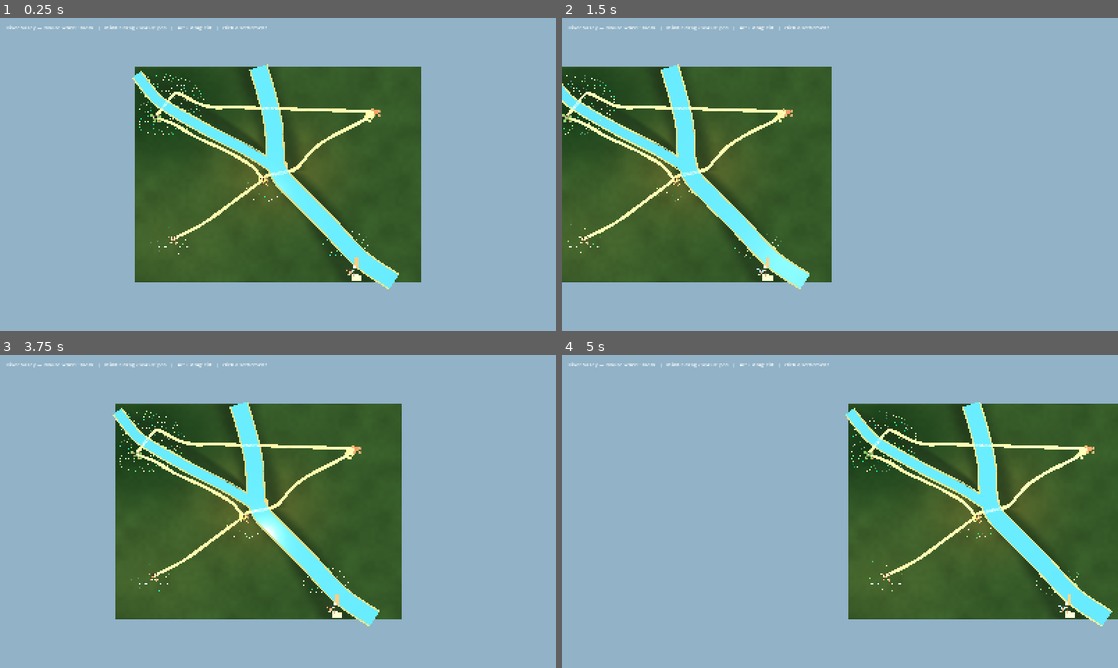
Above: before the commit, frames 1-4 (two rows, left to right).
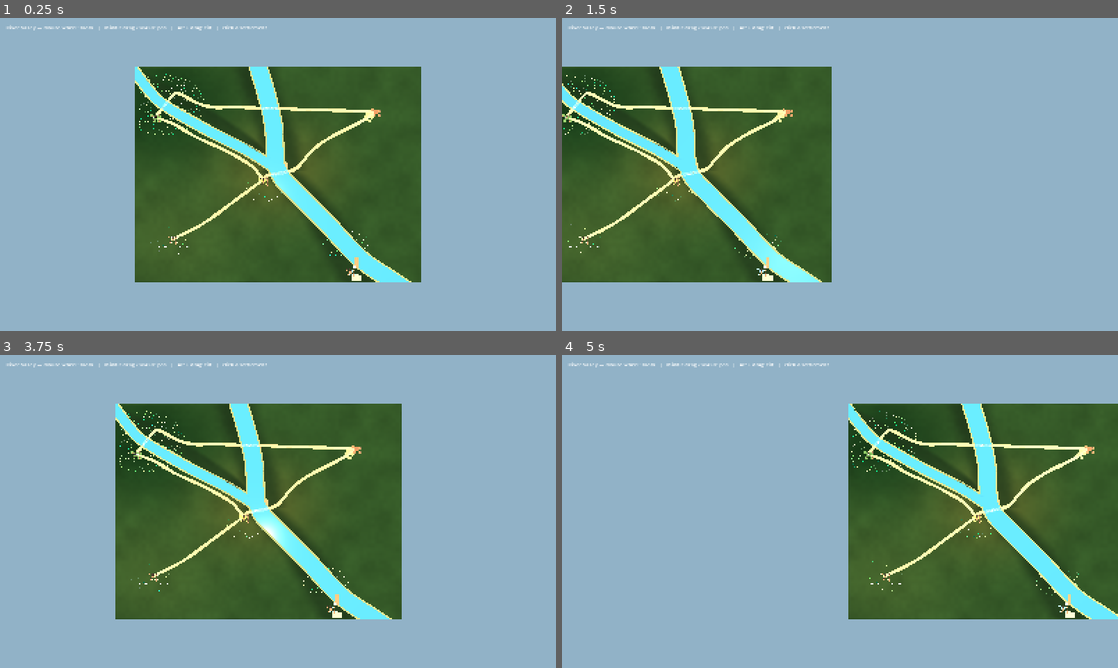
Above: after the commit, the same moments.

Repository: forsman5/sitka
Game: Godot game, scene res://scenes/valley/river_valley.tscn
Two runs of this game, one before a commit and one after it. Both use one fixed random seed, a clock stepped at 60 frames per second and the inputs below. This scene is started directly instead of the project's main scene.
Inputs (mouse positions are in pixels of both pictures, inside the frame that each line leads up to):
- Up to frame 1 (0.25 s): no input
- Up to frame 2 (1.5 s): tap Enter at 0.5 s; move the mouse to (962, 158) at 0.52 s; hold Right (ui_right) 0.53-1.25 s; hold Alt 0.53-1.25 s; click (962, 158) at 0.67 s; tap Space at 1.25 s; drag from (728, 190) to (812, 237) at 1.27 s
- Up to frame 3 (3.75 s): tap Enter at 2, 3.5 s; move the mouse to (333, 442) at 2.02 s; hold Right (ui_right) 2.03-2.75 s; hold Shift 2.03-2.75 s; tap Space at 2.75 s; drag from (250, 574) to (111, 464) at 2.77 s; move the mouse to (444, 558) at 3.52 s; hold Left (ui_left) from 3.53 s (still down); tap F at 3.6 s
- Up to frame 4 (5 s): release Left (ui_left) at 4.25 s; drag from (673, 464) to (756, 433) at 4.27 s

The runs differ from the first frame. In frame 1, 0.1% of the frame differs, in the area x 23-74%, y 14-87%; in frame 2, 0.1%; in frame 3, 0.1%, in the area x 20-71%, y 15-87%; in frame 4, 0.1%.

Commit message:
Extend river ends and clip water and banks to terrain boundary

Diff:
--- a/scripts/valley/harness/check_map_definition.gd
+++ b/scripts/valley/harness/check_map_definition.gd
@@ -47,6 +47,14 @@
 	check(view.settlement_cluster_positions[3] == Vector2(site.x, site.z), "Rendered village did not follow site")
 	for crossing in map.crossings.values():
 		check(view.has_node(crossing["name"] + "FordShallows"), "Missing ford " + crossing["name"])
+	var half := preload("res://scripts/valley/authored_valley_terrain.gd").WORLD_SIZE * 0.5
+	for river in map.rivers.values():
+		for suffix in ["", "Bank"]:
+			var node_name: String = river["node_name"] + suffix
+			var ribbon: MeshInstance3D = view.get_node(node_name)
+			check(ribbon.mesh.get_surface_count() > 0, node_name + " has no geometry")
+			for vertex in ribbon.mesh.get_faces():
+				check(absf(vertex.x) <= half.x + 0.001 and absf(vertex.z) <= half.y + 0.001, node_name + " extends beyond terrain")
 	for tree in view.get_node("ValleyVegetation").get_children():
 		check(view.is_transport_clear(Vector2(tree.position.x, tree.position.z)), "Tree overlaps transport corridor")
 	view.free()
--- a/scripts/valley/river_valley.gd
+++ b/scripts/valley/river_valley.gd
@@ -328,8 +328,12 @@
 
 func _add_watercourse(prefix: String, points: PackedVector3Array, width: float, bank_cutout: Array, water_cutout: Array) -> void:
 	var ground := Callable(self, "get_valley_ground_height")
-	add_child(TerrainRibbonBuilder.build("%sBank" % prefix, points, ground, width + 3.6, 0.12, _ground_material(RIVER_BANK_COLOR), 0.6, 0.0, 0, false, bank_cutout, Callable(), 16))
-	add_child(TerrainRibbonBuilder.build(prefix, points, ground, width, 0.22, _water_material(RIVER_COLOR), 0.6, 0.0, 0, true, water_cutout, Callable(self, "_confluence_surface_height"), 16))
+	# Height queries clamp outside the heightmap; that does not constrain mesh
+	# vertices. Trim both water and banks against the actual terrain footprint.
+	var half := AuthoredValleyTerrain.WORLD_SIZE * 0.5
+	var boundary := PackedVector2Array([Vector2(-half.x, -half.y), Vector2(half.x, -half.y), Vector2(half.x, half.y), Vector2(-half.x, half.y)])
+	add_child(TerrainRibbonBuilder.build("%sBank" % prefix, points, ground, width + 3.6, 0.12, _ground_material(RIVER_BANK_COLOR), 0.6, 0.0, 0, false, bank_cutout, Callable(), 16, boundary))
+	add_child(TerrainRibbonBuilder.build(prefix, points, ground, width, 0.22, _water_material(RIVER_COLOR), 0.6, 0.0, 0, true, water_cutout, Callable(self, "_confluence_surface_height"), 16, boundary))
 
 func _confluence_surface_height(point: Vector2, original_height: float) -> float:
 	# Both channels use the same terrain-following surface around the mouth.
--- a/scripts/valley/river_valley_layout.gd
+++ b/scripts/valley/river_valley_layout.gd
@@ -18,9 +18,11 @@
 	map.junctions = {
 		"aldford": {"position": Vector3(0, 0, -5), "inner_radius": 18.0, "outer_radius": 38.0},
 	}
+	# Boundary channels continue beyond the terrain so clipping cuts across
+	# their full width, never exposing an angled ribbon end cap inside the map.
 	map.rivers = {
-		"main": {"node_name": "MainRiver", "width": 18.0, "points": [Vector3(-22, 0, -120), Vector3(-13, 0, -90), Vector3(-5, 0, -55), {"junction": "aldford"}, Vector3(25, 0, 25), Vector3(55, 0, 55), {"waterfront": 5}, Vector3(130, 0, 120)]},
-		"tributary": {"node_name": "Tributary", "width": 10.0, "points": [Vector3(-158, 0, -112), Vector3(-145, 0, -95), Vector3(-128, 0, -78), Vector3(-80, 0, -50), Vector3(-35, 0, -27), {"junction": "aldford"}]},
+		"main": {"node_name": "MainRiver", "width": 18.0, "points": [Vector3(-31, 0, -150), Vector3(-22, 0, -120), Vector3(-13, 0, -90), Vector3(-5, 0, -55), {"junction": "aldford"}, Vector3(25, 0, 25), Vector3(55, 0, 55), {"waterfront": 5}, Vector3(130, 0, 120), Vector3(168, 0, 146)]},
+		"tributary": {"node_name": "Tributary", "width": 10.0, "points": [Vector3(-184, 0, -146), Vector3(-158, 0, -112), Vector3(-145, 0, -95), Vector3(-128, 0, -78), Vector3(-80, 0, -50), Vector3(-35, 0, -27), {"junction": "aldford"}]},
 	}
 	map.crossings = {
 		"aldford": {"kind": "ford", "name": "Aldford", "road": "aldford_approach", "river": "main", "position": Vector3(0, 0, -1), "radius": 20.0, "width": 4.2, "seed": 4107},
--- a/scripts/valley/terrain_ribbon_builder.gd
+++ b/scripts/valley/terrain_ribbon_builder.gd
@@ -21,6 +21,7 @@
 		exclude: Variant = PackedVector2Array(),
 		surface_height_at: Callable = Callable(),
 		cross_segments: int = CROSS_SEGMENTS,
+		clip_boundary: PackedVector2Array = PackedVector2Array(),
 	) -> MeshInstance3D:
 	var cross_vertices := cross_segments + 1
 	var centers := _sample_catmull_rom(control_points, sample_spacing)
@@ -72,7 +73,7 @@
 
 	# Clip individual triangles so the surrounding strips retain their sampling
 	# density. In particular, a tributary bank must not cross the main channel.
-	if not exclude.is_empty():
+	if not exclude.is_empty() or not clip_boundary.is_empty():
 		var clipped_vertices := PackedVector3Array()
 		var clipped_indices := PackedInt32Array()
 		for triangle in range(0, indices.size(), 3):
@@ -82,7 +83,11 @@
 			var footprint := PackedVector2Array([Vector2(a.x, a.z), Vector2(b.x, b.z), Vector2(c.x, c.z)])
 			var exclusions: Array = exclude if exclude is Array else [exclude]
 			var pieces: Array[PackedVector2Array] = [footprint]
+			if not clip_boundary.is_empty():
+				pieces = Geometry2D.intersect_polygons(footprint, clip_boundary)
 			for exclusion in exclusions:
+				if exclusion.is_empty():
+					continue
 				var remaining: Array[PackedVector2Array] = []
 				for piece in pieces:
 					remaining.append_array(Geometry2D.clip_polygons(piece, exclusion))
